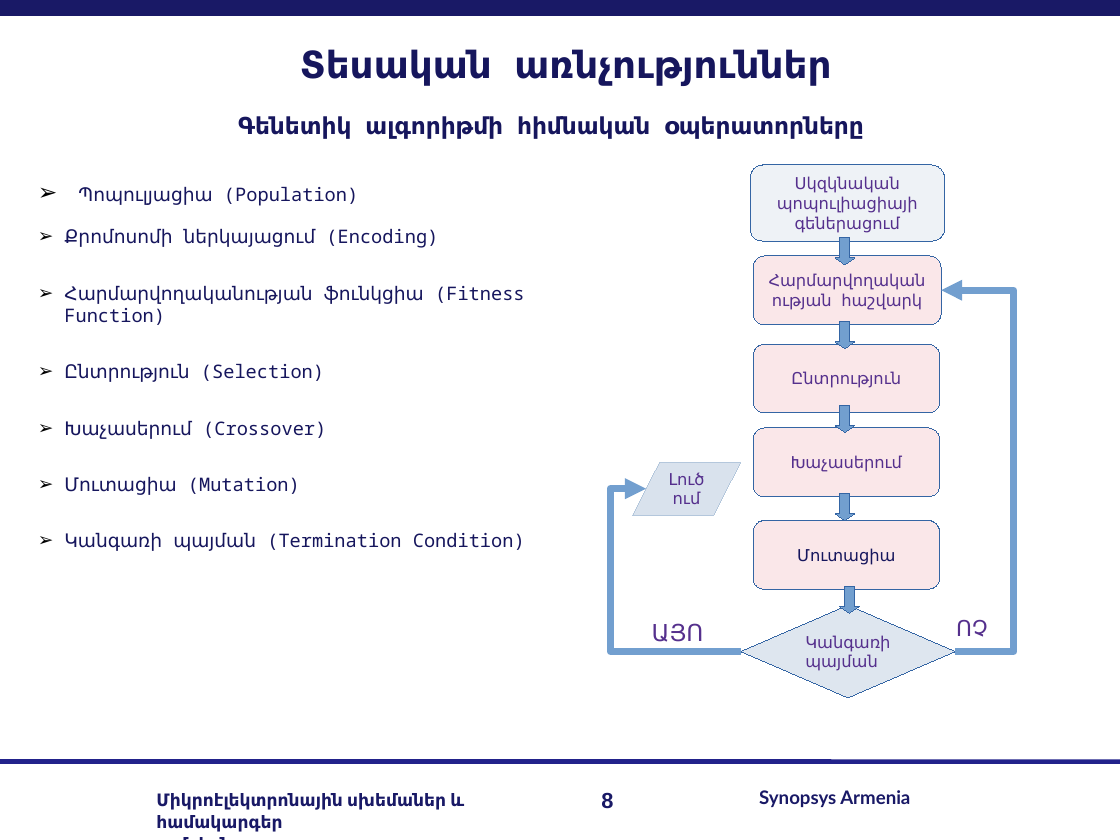
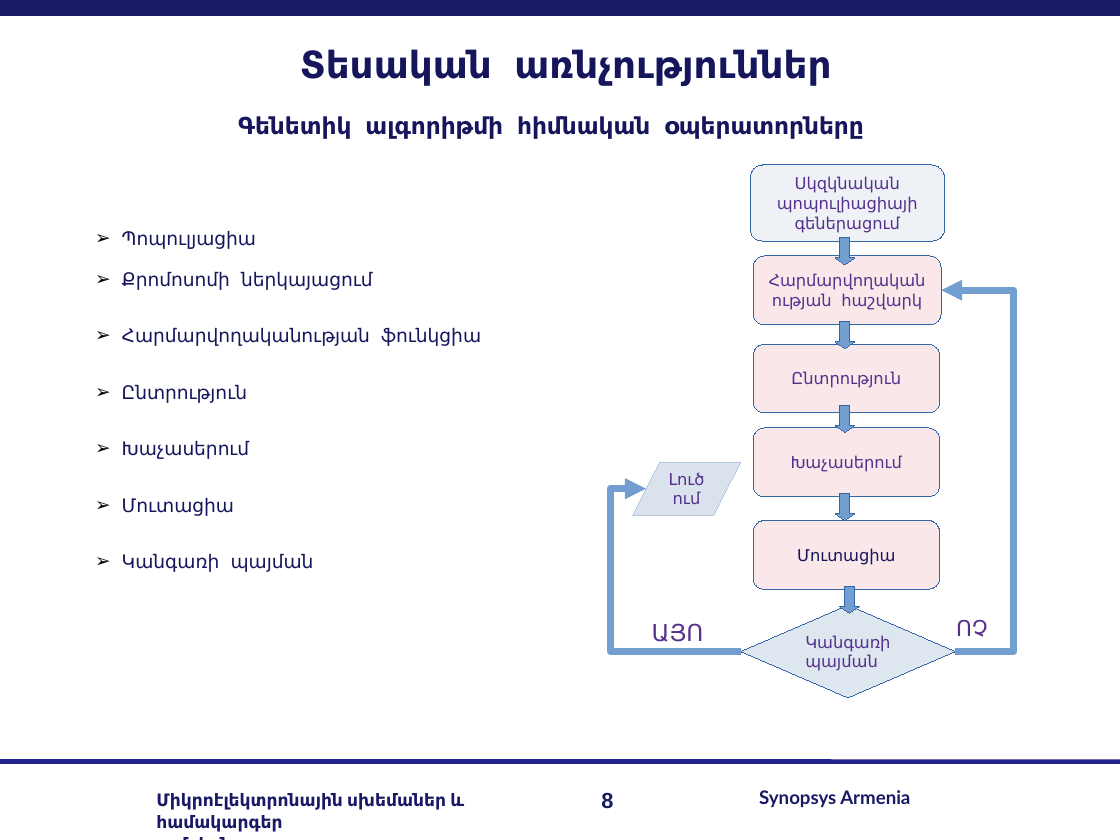
Before and after one commit to lomikist/diploma, a slide deck: slide 8 of reserches/հիմնական/Arman Sargsyan.odp. Drawn at 1120x840 pixels with LibreOffice and Linux fonts; fonts in the diff are those of the drawing; background and template pictures are left out. Boxes give left, top, right and bottom in pixels: in the first picture for what was removed or moved away, otherwise in the second. Text is boxed around its words. In the diff, an @@ line names an element or a change of style, - is before the commit and + after.

```diff
--- a/reserches/հիմնական/Arman Sargsyan.odp
+++ b/reserches/հիմնական/Arman Sargsyan.odp
@@ text at [122, 230, 481, 572]: text changed @@
-➢ Պոպուլյացիա (Population)
-➢ Քրոմոսոմի ներկայացում (Encoding)
-➢ Հարմարվողականության ֆունկցիա (Fitness Function)
-➢ Ընտրություն (Selection)
-➢ Խաչասերում (Crossover)
-➢ Մուտացիա (Mutation)
-➢ Կանգառի պայման (Termination Condition)
+➢ Պոպուլյացիա
+➢ Քրոմոսոմի ներկայացում
+➢ Հարմարվողականության ֆունկցիա
+➢ Ընտրություն
+➢ Խաչասերում
+➢ Մուտացիա
+➢ Կանգառի պայման
```
Also in this commit, not shown: 8 other slides changed, 1 slide added, 1 slide removed, 4 other files.
